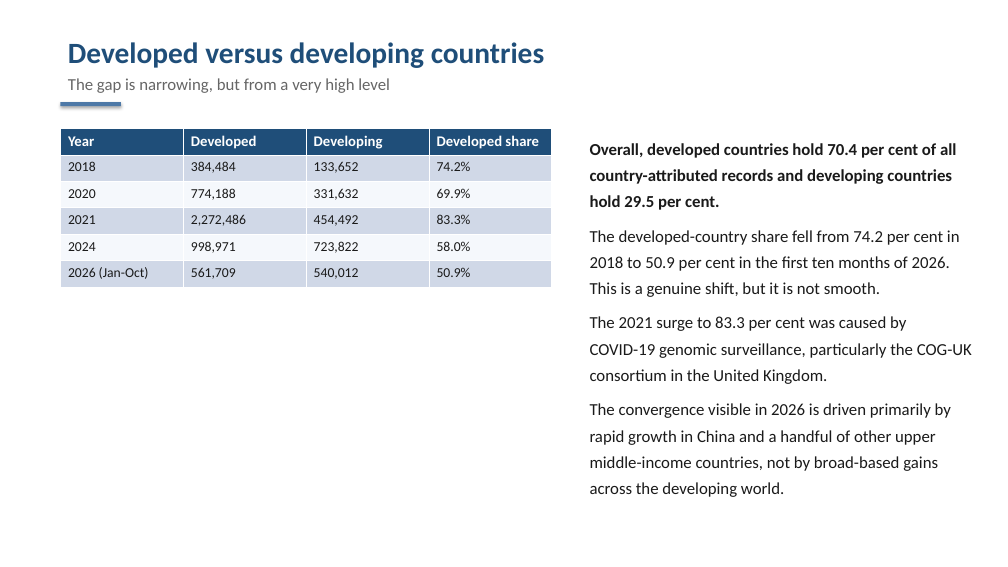
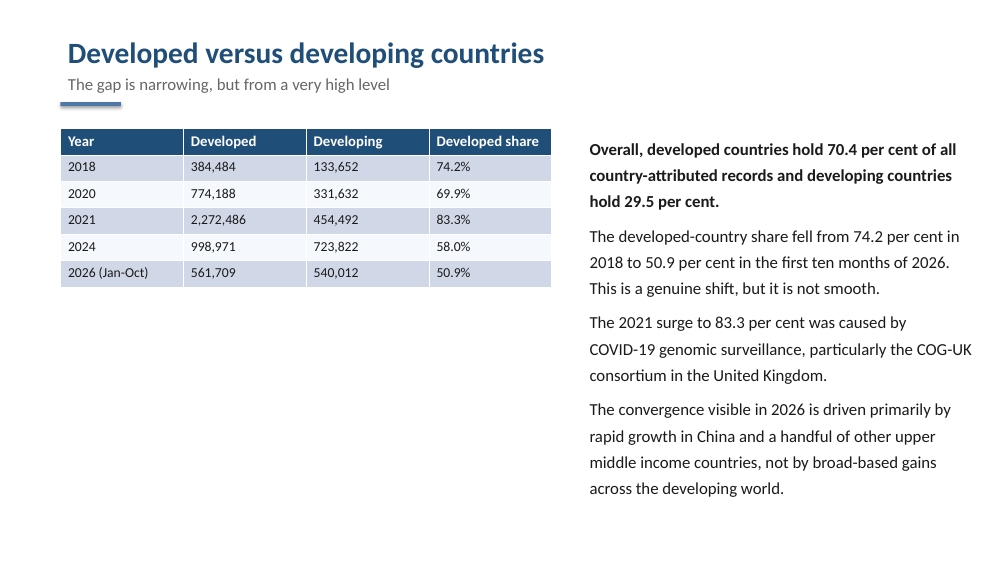
Before and after one commit to j-kind/insdc-provenance-cali-fund, a slide deck: slide 12 of pipeline/output/DRAFT_global_sequence_accessions.pptx (slide 10 before the commit). Drawn at 1008x567 pixels with LibreOffice and Linux fonts; fonts in the diff are those of the drawing. Boxes give left, top, right and bottom in pixels: in the first picture for what was removed or moved away, otherwise in the second. Text is boxed around its words. In the diff, an @@ line names an element or a change of style, - is before the commit and + after.

```diff
--- a/pipeline/output/DRAFT_global_sequence_accessions.pptx
+++ b/pipeline/output/DRAFT_global_sequence_accessions.pptx
@@ text at <box>590,403,951,497</box>: text changed @@
-The convergence visible in 2026 is driven primarily by rapid growth in China and a handful of other upper middle-income countries, not by broad-based gains across the developing world.
+The convergence visible in 2026 is driven primarily by rapid growth in China and a handful of other upper middle income countries, not by broad-based gains across the developing world.
```
Also in this commit, not shown: 9 other slides changed, 3 slides added, 1 slide removed, 1 other file.
